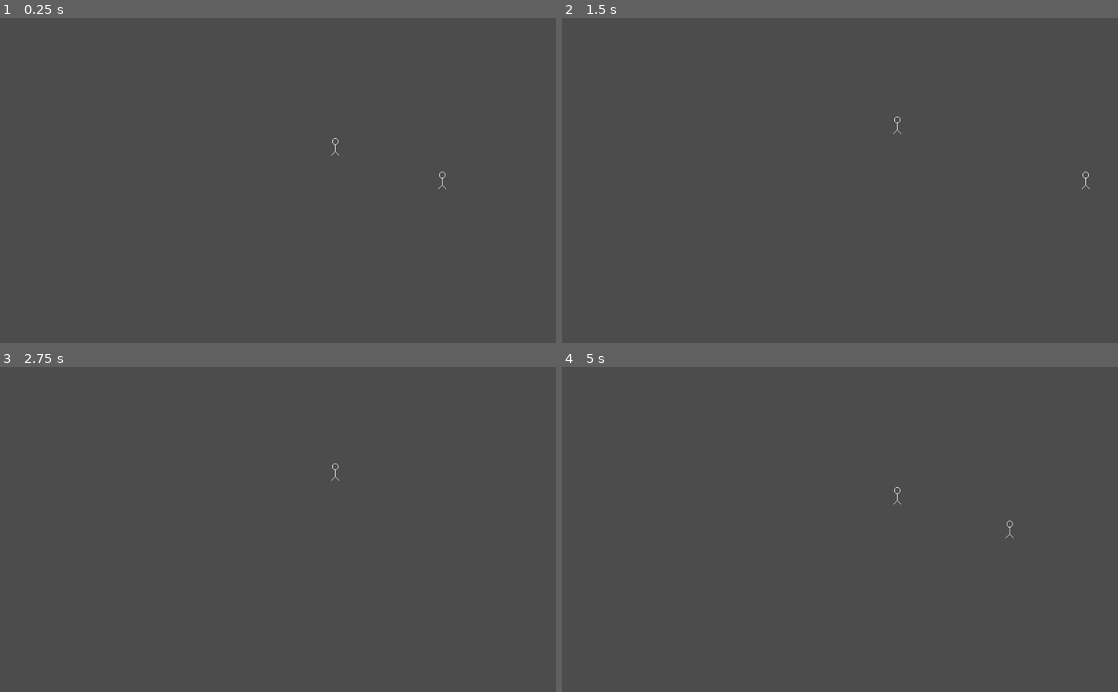
Above: before the commit, frames 1-4 (two rows, left to right).
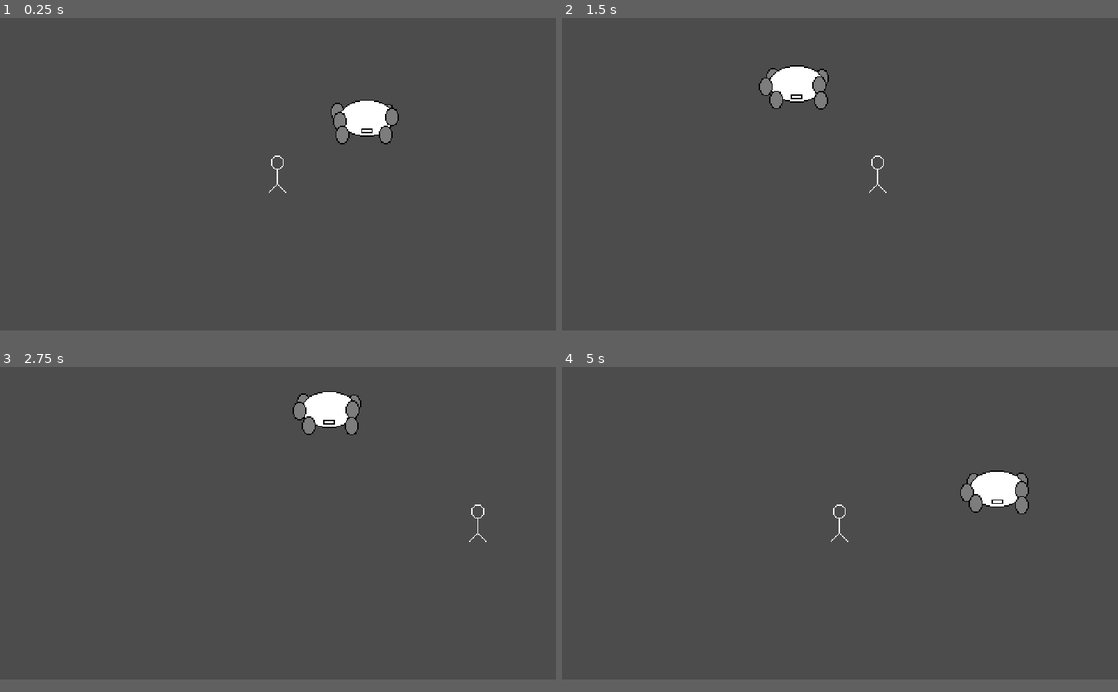
Above: after the commit, the same moments.

Repository: singulay/crabcake
Game: Godot game, scene res://Level/Level.tscn
The game is run twice, just before and just after one commit, with the same random seed, the same clock (stepped at 60 frames per second) and the same inputs.
Inputs:
- Up to frame 1 (0.25 s): no input
- Up to frame 2 (1.5 s): hold Right (ui_right) 0.53-1.28 s; hold J (attack) 0.53-1.28 s; hold Down (ui_down) from 1.28 s (still down); tap J (attack) at 1.35 s
- Up to frame 3 (2.75 s): release Down (ui_down) at 2.03 s; hold Right (ui_right) from 2.03 s (still down); hold K (dodge) from 2.03 s (still down); tap J (attack) at 2.3 s
- Up to frame 4 (5 s): release Right (ui_right) at 2.78 s; release K (dodge) at 2.78 s; hold Up (ui_up) 2.78-3.53 s; tap J (attack) at 2.85, 4.55 s; hold J (attack) 3.53-4.28 s; hold Left (ui_left) from 3.53 s (still down); tap K (dodge) at 4.35 s
In our replay, the window is 800x468 before the commit and 800x450 after it. These sizes can differ from the game's own. Grey fills any space a smaller window leaves; there, only what the larger window draws over its background counts as a difference.

The runs differ from the first frame. In frame 1, 1.3% of the frame differs, in the area x 48-81%, y 25-54%; in frame 2, 1.4%, in the area x 35-95%, y 14-54%; in frame 3, 1.3%; in frame 4, 1.4%.

Commit message:
added crab

Diff:
--- a/Level/Level.tscn
+++ b/Level/Level.tscn
@@ -2,21 +2,20 @@
 
 [ext_resource path="res://objects/player.tscn" type="PackedScene" id=1]
 [ext_resource path="res://scripts/Camera2D.gd" type="Script" id=2]
-[ext_resource path="res://sprites/placeholder.png" type="Texture" id=3]
+[ext_resource path="res://objects/crab.tscn" type="PackedScene" id=3]
 [ext_resource path="res://Level/Level.gd" type="Script" id=4]
 
 [node name="Level" type="Node2D"]
 script = ExtResource( 4 )
 
 [node name="Camera2D" type="Camera2D" parent="."]
-position = Vector2( 577, 256 )
+position = Vector2( 230, 130 )
 current = true
 limit_left = 0
 script = ExtResource( 2 )
 
 [node name="player" parent="." instance=ExtResource( 1 )]
-position = Vector2( 391, 256 )
+position = Vector2( 243, 127 )
 
-[node name="placeholder" type="Sprite" parent="."]
-position = Vector2( 194, 194 )
-texture = ExtResource( 3 )
+[node name="crab" parent="." instance=ExtResource( 3 )]
+position = Vector2( 343, 77 )
--- /dev/null
+++ b/objects/crab.tscn
@@ -0,0 +1,256 @@
+[gd_scene load_steps=7 format=2]
+
+[ext_resource path="res://sprites/crabbody.png" type="Texture" id=1]
+[ext_resource path="res://sprites/crableg.png" type="Texture" id=2]
+[ext_resource path="res://scripts/crab.gd" type="Script" id=3]
+
+[sub_resource type="Animation" id=2]
+resource_name = "attack1"
+step = 0.02
+tracks/0/type = "value"
+tracks/0/path = NodePath("crableg3:offset")
+tracks/0/interp = 1
+tracks/0/loop_wrap = true
+tracks/0/imported = false
+tracks/0/enabled = true
+tracks/0/keys = {
+"times": PoolRealArray( 0, 0.2, 0.9, 0.96, 1 ),
+"transitions": PoolRealArray( 1, 1, 3.86375, 6.72716, 1 ),
+"update": 0,
+"values": [ Vector2( 0, 0 ), Vector2( -1, -6 ), Vector2( -1, -6 ), Vector2( 0, 3 ), Vector2( 0, 0 ) ]
+}
+tracks/1/type = "value"
+tracks/1/path = NodePath("body:offset")
+tracks/1/interp = 1
+tracks/1/loop_wrap = true
+tracks/1/imported = false
+tracks/1/enabled = true
+tracks/1/keys = {
+"times": PoolRealArray( 0.08, 0.44, 0.74, 0.84 ),
+"transitions": PoolRealArray( 1, 1, 1, 1 ),
+"update": 0,
+"values": [ Vector2( 0, 0 ), Vector2( 0, -2 ), Vector2( 0, 0 ), Vector2( 0, -2 ) ]
+}
+
+[sub_resource type="Animation" id=3]
+resource_name = "idle"
+loop = true
+tracks/0/type = "value"
+tracks/0/path = NodePath("crableg1:offset")
+tracks/0/interp = 1
+tracks/0/loop_wrap = true
+tracks/0/imported = false
+tracks/0/enabled = true
+tracks/0/keys = {
+"times": PoolRealArray( 0 ),
+"transitions": PoolRealArray( 1 ),
+"update": 0,
+"values": [ Vector2( 0, 0 ) ]
+}
+tracks/1/type = "value"
+tracks/1/path = NodePath("crableg2:offset")
+tracks/1/interp = 1
+tracks/1/loop_wrap = true
+tracks/1/imported = false
+tracks/1/enabled = true
+tracks/1/keys = {
+"times": PoolRealArray( 0 ),
+"transitions": PoolRealArray( 1 ),
+"update": 0,
+"values": [ Vector2( 0, 0 ) ]
+}
+tracks/2/type = "value"
+tracks/2/path = NodePath("crableg3:offset")
+tracks/2/interp = 1
+tracks/2/loop_wrap = true
+tracks/2/imported = false
+tracks/2/enabled = true
+tracks/2/keys = {
+"times": PoolRealArray( 0 ),
+"transitions": PoolRealArray( 1 ),
+"update": 0,
+"values": [ Vector2( 0, 0 ) ]
+}
+tracks/3/type = "value"
+tracks/3/path = NodePath("crableg4:offset")
+tracks/3/interp = 1
+tracks/3/loop_wrap = true
+tracks/3/imported = false
+tracks/3/enabled = true
+tracks/3/keys = {
+"times": PoolRealArray( 0 ),
+"transitions": PoolRealArray( 1 ),
+"update": 0,
+"values": [ Vector2( 0, 0 ) ]
+}
+tracks/4/type = "value"
+tracks/4/path = NodePath("crableg5:offset")
+tracks/4/interp = 1
+tracks/4/loop_wrap = true
+tracks/4/imported = false
+tracks/4/enabled = true
+tracks/4/keys = {
+"times": PoolRealArray( 0 ),
+"transitions": PoolRealArray( 1 ),
+"update": 0,
+"values": [ Vector2( 0, 0 ) ]
+}
+tracks/5/type = "value"
+tracks/5/path = NodePath("crableg6:offset")
+tracks/5/interp = 1
+tracks/5/loop_wrap = true
+tracks/5/imported = false
+tracks/5/enabled = true
+tracks/5/keys = {
+"times": PoolRealArray( 0 ),
+"transitions": PoolRealArray( 1 ),
+"update": 0,
+"values": [ Vector2( 0, 0 ) ]
+}
+tracks/6/type = "value"
+tracks/6/path = NodePath("body:offset")
+tracks/6/interp = 1
+tracks/6/loop_wrap = true
+tracks/6/imported = false
+tracks/6/enabled = true
+tracks/6/keys = {
+"times": PoolRealArray( 0, 0.5, 1 ),
+"transitions": PoolRealArray( 1, 1, 1 ),
+"update": 0,
+"values": [ Vector2( 0, 0 ), Vector2( 0, -2 ), Vector2( 0, 0 ) ]
+}
+
+[sub_resource type="Animation" id=1]
+resource_name = "walks"
+loop = true
+tracks/0/type = "value"
+tracks/0/path = NodePath("body:offset")
+tracks/0/interp = 1
+tracks/0/loop_wrap = true
+tracks/0/imported = false
+tracks/0/enabled = true
+tracks/0/keys = {
+"times": PoolRealArray( 0, 0.4 ),
+"transitions": PoolRealArray( 1, 1 ),
+"update": 0,
+"values": [ Vector2( 0, 0 ), Vector2( 0, -1 ) ]
+}
+tracks/1/type = "value"
+tracks/1/path = NodePath("crableg1:offset")
+tracks/1/interp = 1
+tracks/1/loop_wrap = true
+tracks/1/imported = false
+tracks/1/enabled = true
+tracks/1/keys = {
+"times": PoolRealArray( 0.1, 0.3, 0.6, 0.9 ),
+"transitions": PoolRealArray( 1, 1, 1, 1 ),
+"update": 0,
+"values": [ Vector2( 0, 0 ), Vector2( -3, -3 ), Vector2( -5, 0 ), Vector2( 0, 0 ) ]
+}
+tracks/2/type = "value"
+tracks/2/path = NodePath("crableg2:offset")
+tracks/2/interp = 1
+tracks/2/loop_wrap = true
+tracks/2/imported = false
+tracks/2/enabled = true
+tracks/2/keys = {
+"times": PoolRealArray( 0.5, 0.7, 1 ),
+"transitions": PoolRealArray( 1, 1, 1 ),
+"update": 0,
+"values": [ Vector2( 0, 0 ), Vector2( -3, -3 ), Vector2( -5, 0 ) ]
+}
+tracks/3/type = "value"
+tracks/3/path = NodePath("crableg3:offset")
+tracks/3/interp = 1
+tracks/3/loop_wrap = true
+tracks/3/imported = false
+tracks/3/enabled = true
+tracks/3/keys = {
+"times": PoolRealArray( 0, 0.2, 0.5, 0.8 ),
+"transitions": PoolRealArray( 1, 1, 1, 1 ),
+"update": 0,
+"values": [ Vector2( 0, 0 ), Vector2( -3, -3 ), Vector2( -5, 0 ), Vector2( 0, 0 ) ]
+}
+tracks/4/type = "value"
+tracks/4/path = NodePath("crableg4:offset")
+tracks/4/interp = 1
+tracks/4/loop_wrap = true
+tracks/4/imported = false
+tracks/4/enabled = true
+tracks/4/keys = {
+"times": PoolRealArray( 0, 0.2, 0.5, 0.8 ),
+"transitions": PoolRealArray( 1, 1, 1, 1 ),
+"update": 0,
+"values": [ Vector2( 0, 0 ), Vector2( -3, -3 ), Vector2( -5, 0 ), Vector2( 0, 0 ) ]
+}
+tracks/5/type = "value"
+tracks/5/path = NodePath("crableg5:offset")
+tracks/5/interp = 1
+tracks/5/loop_wrap = true
+tracks/5/imported = false
+tracks/5/enabled = true
+tracks/5/keys = {
+"times": PoolRealArray( 0.4, 0.6, 0.9 ),
+"transitions": PoolRealArray( 1, 1, 1 ),
+"update": 0,
+"values": [ Vector2( 0, 0 ), Vector2( -3, -3 ), Vector2( -5, 0 ) ]
+}
+tracks/6/type = "value"
+tracks/6/path = NodePath("crableg6:offset")
+tracks/6/interp = 1
+tracks/6/loop_wrap = true
+tracks/6/imported = false
+tracks/6/enabled = true
+tracks/6/keys = {
+"times": PoolRealArray( 0.1, 0.3, 0.6, 0.9 ),
+"transitions": PoolRealArray( 1, 1, 1, 1 ),
+"update": 0,
+"values": [ Vector2( 0, 0 ), Vector2( -3, -3 ), Vector2( -5, 0 ), Vector2( 0, 0 ) ]
+}
+
+[node name="crab" type="KinematicBody2D"]
+position = Vector2( 182.385, 118.616 )
+script = ExtResource( 3 )
+
+[node name="body" type="Sprite" parent="."]
+texture = ExtResource( 1 )
+offset = Vector2( 0, -1.6 )
+
+[node name="crableg1" type="Sprite" parent="."]
+position = Vector2( -20.42, -6.03009 )
+z_index = -1
+texture = ExtResource( 2 )
+
+[node name="crableg2" type="Sprite" parent="."]
+position = Vector2( -22.1183, 3.05025 )
+z_index = 1
+texture = ExtResource( 2 )
+
+[node name="crableg3" type="Sprite" parent="."]
+position = Vector2( -17.49, 13.6458 )
+z_index = 2
+texture = ExtResource( 2 )
+offset = Vector2( -1, -6 )
+
+[node name="crableg4" type="Sprite" parent="."]
+position = Vector2( 21.7329, -5.17088 )
+z_index = -1
+texture = ExtResource( 2 )
+
+[node name="crableg5" type="Sprite" parent="."]
+position = Vector2( 24.3715, 0.993401 )
+z_index = 1
+texture = ExtResource( 2 )
+
+[node name="crableg6" type="Sprite" parent="."]
+position = Vector2( 21.056, 13.9233 )
+z_index = 2
+texture = ExtResource( 2 )
+
+[node name="AnimationPlayer" type="AnimationPlayer" parent="."]
+autoplay = "attack1"
+playback_default_blend_time = 0.15
+anims/attack1 = SubResource( 2 )
+anims/idle = SubResource( 3 )
+anims/walks = SubResource( 1 )
+[connection signal="animation_finished" from="AnimationPlayer" to="." method="_on_AnimationPlayer_animation_finished"]
--- a/objects/player.tscn
+++ b/objects/player.tscn
@@ -11,11 +11,26 @@
 "speed": 5.0
 } ]
 
+[sub_resource type="SpriteFrames" id=2]
+animations = [ {
+"frames": [ ExtResource( 2 ) ],
+"loop": true,
+"name": "default",
+"speed": 5.0
+} ]
+
 [node name="player" type="KinematicBody2D"]
 script = ExtResource( 1 )
+__meta__ = {
+"_edit_group_": true
+}
 
-[node name="AnimatedSprite" type="AnimatedSprite" parent="."]
+[node name="upper body" type="AnimatedSprite" parent="."]
 frames = SubResource( 1 )
+
+[node name="legs" type="AnimatedSprite" parent="."]
+z_index = -1
+frames = SubResource( 2 )
 playing = true
 
 [node name="Area2D" type="Area2D" parent="."]
--- a/project.godot
+++ b/project.godot
@@ -20,7 +20,13 @@
 
 [display]
 
+window/size/width=480
+window/size/height=270
+window/size/test_width=960
+window/size/test_height=540
 window/vsync/use_vsync=false
+window/stretch/mode="2d"
+window/stretch/aspect="keep"
 
 [input]
 
--- /dev/null
+++ b/scripts/crab.gd
@@ -0,0 +1,119 @@
+extends KinematicBody2D
+
+var distance
+var velocity = Vector2()
+var movement_speed = 100
+var animation_speed = 2.5
+
+var state = ["idle"]
+var allowed_states = ["attack", "walk", "idle"]
+
+var attack_timeout = 0.1
+var last_attack = 0
+
+
+
+func push(new_state):
+	if new_state in allowed_states:
+		if new_state != state[0]:
+			state.push_front(new_state)
+			enter(new_state)
+
+
+func pop():
+	if state.size() > 0:
+		leave(state[0])
+		state.pop_front()
+		reenter(state[0])
+
+func execute(delta):
+	var current_state = state[0]
+	match current_state:
+		"idle":
+			get_input()
+			$AnimationPlayer.current_animation = "idle"
+			$AnimationPlayer.playback_speed = animation_speed
+			if last_attack >= 0:
+				last_attack -= delta
+
+			if distance.length() > 20:
+				velocity = distance.normalized() * movement_speed
+				if velocity.length() > 0:
+					push("walk")
+			else:
+				velocity = Vector2()
+				if state[0] == "idle":
+					if last_attack <= 0:
+						push("attack")
+
+		"walk":
+			get_input()
+			if last_attack >= 0:
+				last_attack -= delta
+
+			if distance.length() > 20:
+				velocity = distance.normalized() * movement_speed
+				if velocity.length() > 0:
+					push("walk")
+			else:
+				velocity = Vector2()
+
+			if velocity.x > 0:
+				# move right
+				$AnimationPlayer.current_animation = "walks"
+				$AnimationPlayer.playback_speed = -1*animation_speed
+			if velocity.x < 0:
+				$AnimationPlayer.current_animation = "walks"
+				$AnimationPlayer.playback_speed = animation_speed
+			if velocity.length() == 0:
+				pop()
+		"attack":
+			velocity = Vector2()
+
+func enter(new_state):
+	match new_state:
+		"attack":
+			$AnimationPlayer.current_animation = "attack1"
+			last_attack = attack_timeout
+
+func leave(old_state):
+	match old_state:
+		_:
+			pass
+
+func reenter(old_state):
+	match old_state:
+		_:
+			pass
+
+
+func _ready():
+	pass
+
+func get_input():
+	#velocity = Vector2()
+
+	distance = get_parent().get_node("player").position - position - Vector2(0, 40)
+	#if Input.is_action_pressed('ui_right'):
+	#	velocity.x += 1
+	#if Input.is_action_pressed('ui_left'):
+	#	velocity.x -= 1
+	#if Input.is_action_pressed('ui_down'):
+	#	velocity.y += 1
+	#if Input.is_action_pressed('ui_up'):
+	#	velocity.y -= 1
+
+
+func _physics_process(delta):
+	print($AnimationPlayer.current_animation)
+	move_and_slide(velocity)
+	print(state[0])
+	execute(delta)
+
+
+func _on_AnimationPlayer_animation_finished(anim_name):
+
+	match anim_name:
+		"attack1":
+			pop()
+	pass # Replace with function body.
Not shown, added: export_presets.cfg
Not shown: 1 places in objects/player.tscn that only renumber resources
Binary file added: sprites/crabbody.png
Not shown, added: sprites/crabbody.png.import
Binary file added: sprites/crableg.png
Not shown, added: sprites/crableg.png.import
Not shown, added: .gitignore
